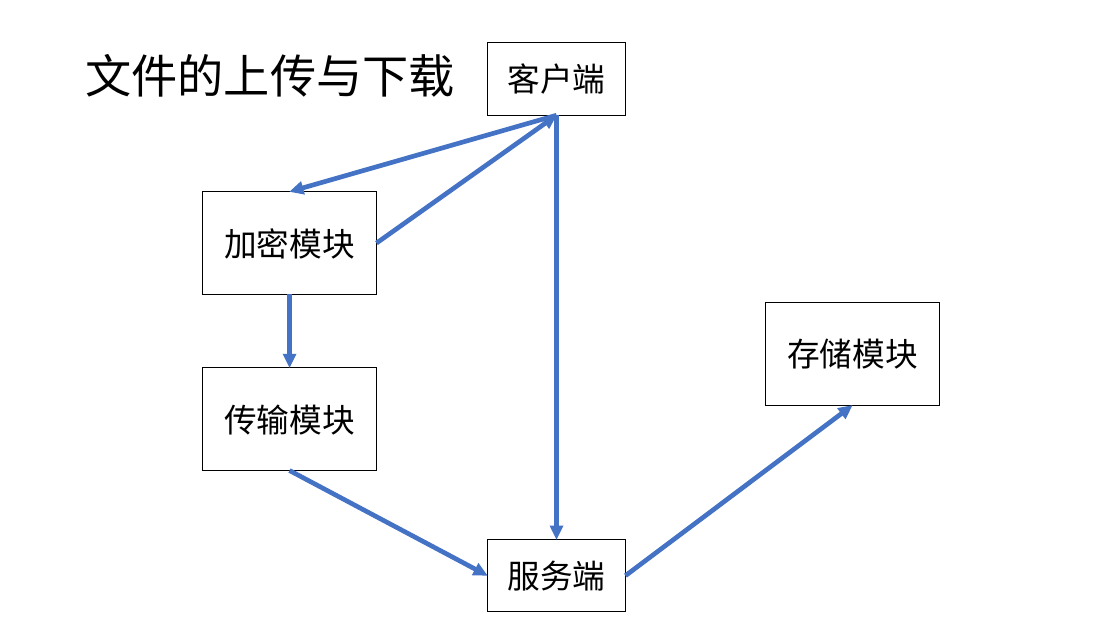
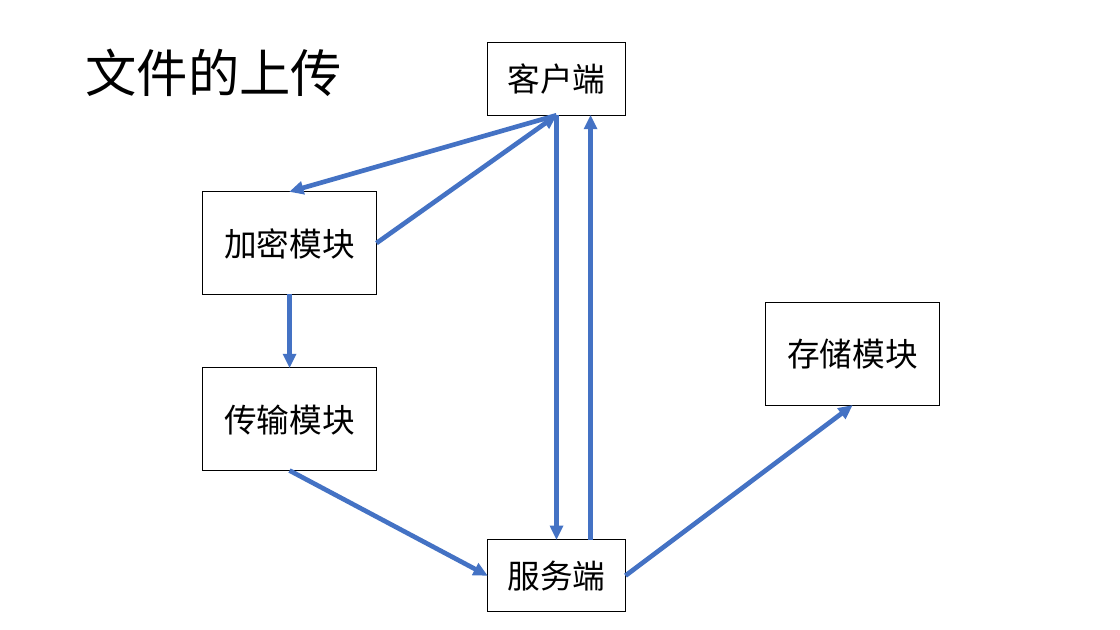
Before and after one commit to royalvald/MediumTest, a slide deck: slide 7 of 基于加密搜索的可靠在线文件管理系统.pptx (slide 8 before the commit). Drawn at 1120x630 pixels with LibreOffice and Linux fonts; fonts in the diff are those of the drawing. Boxes give left, top, right and bottom in pixels: in the first picture for what was removed or moved away, otherwise in the second. Text is boxed around its words. In the diff, an @@ line names an element or a change of style, - is before the commit and + after.

```diff
--- a/基于加密搜索的可靠在线文件管理系统.pptx
+++ b/基于加密搜索的可靠在线文件管理系统.pptx
@@ title at (85,48,342,96): text changed; size 39.6 to 44 pt @@
-文件的上传与下载
+文件的上传
@@ arrow added from (591, 539) to (591, 115), #4472C4 4 pt @@
```
Also in this commit, not shown: 4 other slides changed, 1 slide removed.
